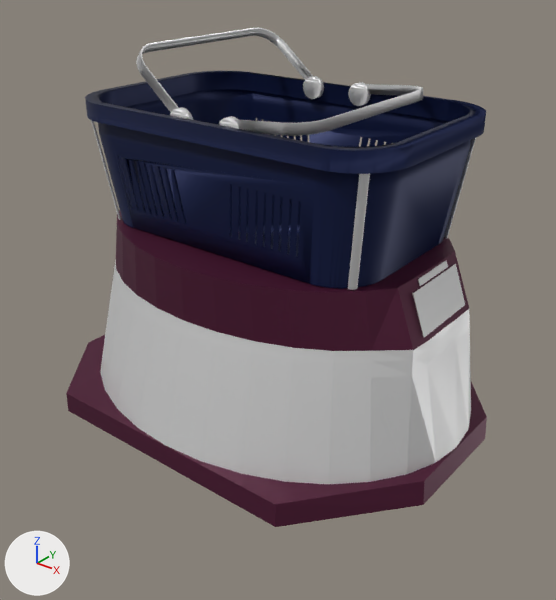
An edit to the COLLADA model basketbot/meshes/BasketBotModel.dae, drawn before and after from the same camera.
Both versions are drawn from a camera (50 mm lens) standing at (1.139, -1.412, 1.137) and looking at (0.047, -0.047, 0.291). Lighting does not change. The marker at lower left points along +X, +Y and +Z. Where no turn or scale is listed for an object, it has been applied to the vertices.

Objects in the first picture: 'Basket', 'BasketHolder_Front_Left', 'BasketHolder_Front_Right', 'BasketHolder_Rear_Right', 'Body', 'InfoScreen', 'ProductScanner', 'ScreenBody', 'WheelBase'.
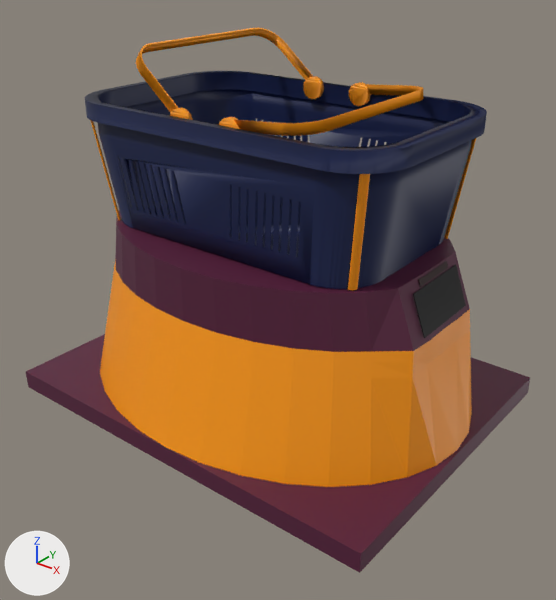
The newer file is also turned or shifted as a whole; pictures and numbers use the older file's frame.

The change, as JSON lines over the scene's bpy script:
```json
{"op": "set", "path": "mat_productscanner.base_color", "old": "(0.8, 0.8, 0.8)", "new": "(0.0185, 0.0, 0.0)", "note": "white #e7e7e7 -> black #250000"}
{"op": "set", "path": "mat_infoscreen.base_color", "old": "(0.8, 0.8, 0.8)", "new": "(0.0111, 0.0111, 0.0111)", "note": "white #e7e7e7 -> black #1b1b1b"}
{"op": "set", "path": "mat_brand2.metallic", "old": "0.5", "new": "0.0"}
{"op": "set", "path": "mat_brand2.base_color", "old": "(0.8, 0.8, 0.8)", "new": "(1.0, 0.319, 0.0)", "note": "white #e7e7e7 -> orange #ff9900"}
{"block": "me_cube_003", "where": "# used by ob_wheelbase; location = (-0.001, 0.002, 0.002)"}
{"op": "remove", "block": "me_cube_003", "code": "me_cube_003.from_pydata(...)  # 32 vertices, 60 faces; spans x -0.55..0.55, y -0.42..0.426, z -0.025..0.033"}
{"op": "add", "block": "me_cube_003", "code": "me_cube_003.from_pydata(...)  # 8 vertices, 12 faces; spans x -0.553..0.55, y -0.416..0.426, z -0.025..0.025"}
{"block": "me_cube_003", "change": "me_cube_003 part 1: the whole mesh is rebuilt"}
{"op": "set", "path": "ob_screenbody.location", "old": "(-0.002, 0.007, 0.396)", "new": "(-0.002, 0.007, 0.394)"}
{"op": "set", "path": "ob_body.location", "old": "(-0.002, 0.007, 0.18)", "new": "(-0.002, 0.007, 0.178)"}
```

What differs and where, as boxes [x1, y1, x2, y2] in the pictures (556 x 600 px):
```json
{"object": "Basket", "change": "recoloured, surface changed", "before": [85, 28, 487, 289], "after": [85, 28, 487, 289]}
{"object": "Body", "change": "recoloured, surface changed, moved", "before": [100, 260, 471, 484], "after": [100, 261, 472, 487], "on screen": "white to orange"}
{"object": "ScreenBody", "change": "moved", "before": [116, 210, 469, 351], "after": [115, 210, 470, 352]}
{"object": "WheelBase", "change": "reshaped", "before": [66, 335, 487, 527], "after": [26, 334, 530, 573], "on screen": "20% wider, 24% taller"}
{"object": "InfoScreen", "change": "recoloured", "before": [413, 264, 466, 338], "after": [413, 264, 466, 338], "on screen": "white to black"}
{"object": "BasketHolder_Front_Right", "change": "recoloured, surface changed", "before": [348, 174, 370, 290], "after": [348, 174, 370, 290]}
{"object": "BasketHolder_Front_Left", "change": "recoloured, surface changed", "before": [444, 138, 476, 239], "after": [444, 138, 476, 239]}
{"object": "BasketHolder_Rear_Right", "change": "recoloured, surface changed", "before": [90, 120, 121, 220], "after": [90, 120, 121, 220]}
{"object": "ProductScanner", "change": "recoloured", "before": [418, 260, 448, 287], "after": [418, 260, 448, 287], "on screen": "white to black"}
```
